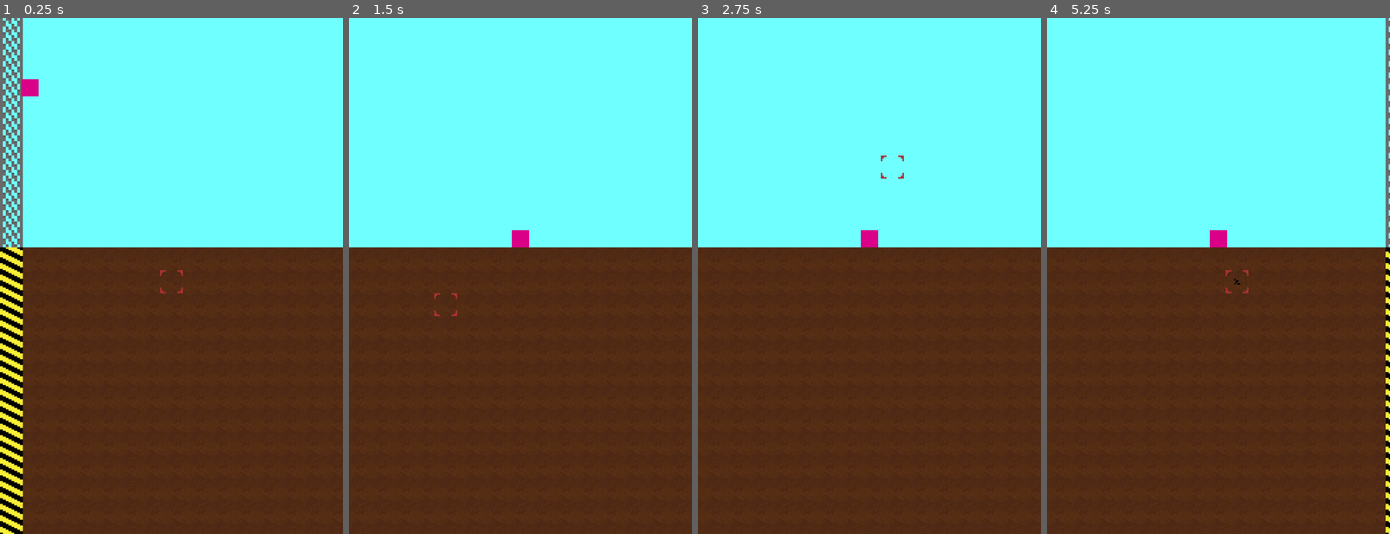
Above: before the commit, frames 1-4 (left to right).
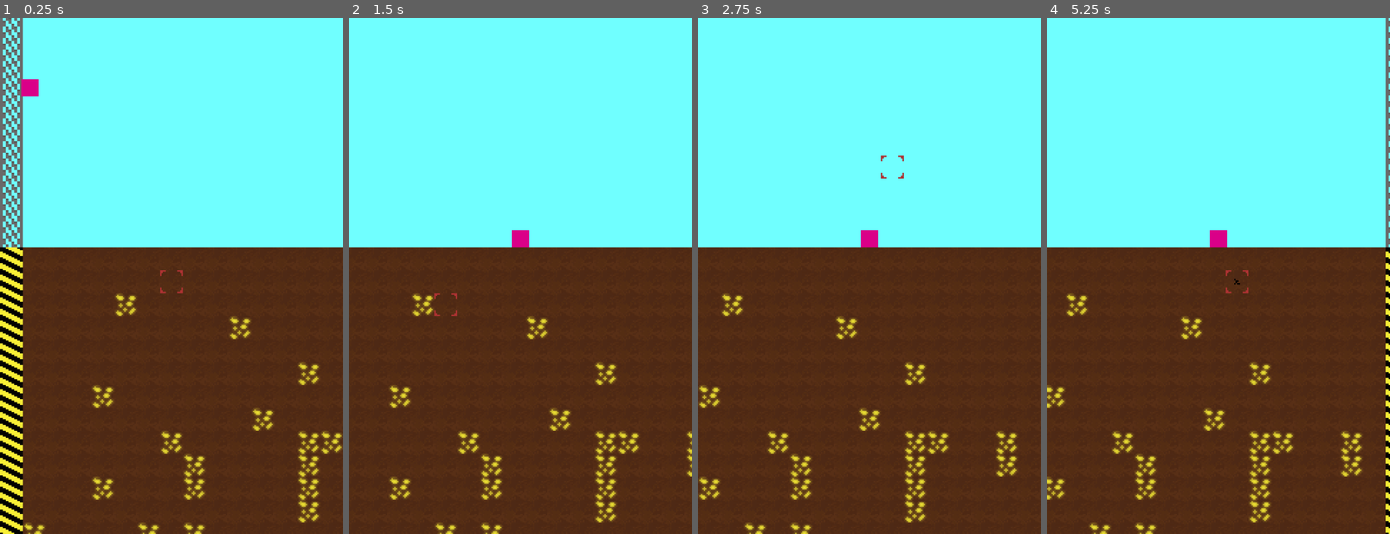
Above: after the commit, the same moments.

Repository: brikr/ludum-dare-57
Game: Godot game, scene res://scenes/main/main.tscn
Same seed, same stepped clock (60 frames per second), same inputs: the game is played once before the commit and once after it.
Inputs (mouse positions are in pixels of both pictures, inside the frame that each line leads up to):
- Up to frame 1 (0.25 s): no input
- Up to frame 2 (1.5 s): move the mouse to (595, 250) at 0.52 s; press the mouse at (595, 250) at 0.53 s; hold D (move_right) from 0.53 s (still down); tap Space (jump) at 0.77 s; move the mouse to (451, 301) at 1.27 s; release the mouse at (451, 301) at 1.28 s; click (451, 301) at 1.35 s
- Up to frame 3 (2.75 s): tap Space (jump) at 1.52 s; move the mouse to (903, 162) at 2.02 s; release D (move_right) at 2.03 s; press the mouse at (903, 162) at 2.03 s; hold A (move_left) from 2.03 s (still down)
- Up to frame 4 (5.25 s): move the mouse to (1201, 379) at 2.77 s; release A (move_left) at 2.78 s; release the mouse at (1201, 379) at 2.78 s; hold D (move_right) 2.78-4.28 s; click (1201, 379) at 2.85 s; tap Space (jump) at 3.02, 3.77, 4.52 s; move the mouse to (1321, 353) at 3.52 s; press the mouse at (1321, 353) at 3.53 s; tap Enter at 4.25 s; move the mouse to (1115, 198) at 4.27 s; release the mouse at (1115, 198) at 4.28 s; hold A (move_left) 4.28-5.03 s; click (1115, 198) at 4.35 s; move the mouse to (1235, 276) at 5.02 s; press the mouse at (1235, 276) at 5.03 s; hold D (move_right) from 5.03 s (still down)

The runs differ from the first frame. In frame 1, 2.4% of the frame differs, in the area x 6-100%, y 53-100%; in frame 2, 2.4%; in frame 3, 2.6%, in the area x 0-94%, y 53-100%; in frame 4, 2.6%.

Commit message:
world gen refinement

Diff:
--- a/scenes/constants/constants.gd
+++ b/scenes/constants/constants.gd
@@ -22,19 +22,21 @@
 
 
 # World Gen
-enum WORLD_GEN_FIELDS {MIN_DEPTH, MAX_DEPTH, COEFFICIENT, THRESHOLD}
+enum WORLD_GEN_FIELDS {MIN_DEPTH, MAX_DEPTH, MIN_COEFFICIENT, MAX_COEFFICIENT, THRESHOLD}
 const WORLD_GEN := {
   Tile.TileObjectType.GOLD: {
     WORLD_GEN_FIELDS.MIN_DEPTH : 0,
-    WORLD_GEN_FIELDS.MAX_DEPTH : 100,
-    WORLD_GEN_FIELDS.COEFFICIENT : 0.02, # 2x as likely at depth of 100
-    WORLD_GEN_FIELDS.THRESHOLD: 0.5,
+    WORLD_GEN_FIELDS.MAX_DEPTH : 75,
+    WORLD_GEN_FIELDS.MIN_COEFFICIENT : 0.085,
+    WORLD_GEN_FIELDS.MAX_COEFFICIENT : 0.04,
+    WORLD_GEN_FIELDS.THRESHOLD: 0.65,
   },
   Tile.TileObjectType.BLUE: {
-    WORLD_GEN_FIELDS.MIN_DEPTH : 70,
-    WORLD_GEN_FIELDS.MAX_DEPTH : 200,
-    WORLD_GEN_FIELDS.COEFFICIENT : 0.01, # 2x as likely at depth of 200
-    WORLD_GEN_FIELDS.THRESHOLD: 0.8,
+    WORLD_GEN_FIELDS.MIN_DEPTH : 25,
+    WORLD_GEN_FIELDS.MAX_DEPTH : 100,
+    WORLD_GEN_FIELDS.MIN_COEFFICIENT : 0.04,
+    WORLD_GEN_FIELDS.MAX_COEFFICIENT : 0.1,
+    WORLD_GEN_FIELDS.THRESHOLD: 0.7,
   }
 }
 
--- a/scenes/game_state/game_state.gd
+++ b/scenes/game_state/game_state.gd
@@ -19,21 +19,30 @@
   return is_horizontal_edge(x) || is_vertical_edge(y)
 
 func gen_under_world():
-  gen_base_under_world()
+  gen_base_under_world() # generates dirt and borders
+
+  gen_resource(Tile.TileObjectType.BLUE)
   gen_resource(Tile.TileObjectType.GOLD)
-  gen_resource(Tile.TileObjectType.BLUE)
 
 func gen_resource(resourceType: Tile.TileObjectType):
   var noise = GenUtils.get_noise()
   var min_depth = Constants.WORLD_GEN[resourceType][Constants.WORLD_GEN_FIELDS.MIN_DEPTH]
   var max_depth = Constants.WORLD_GEN[resourceType][Constants.WORLD_GEN_FIELDS.MAX_DEPTH]
-  var depth_coefficient = Constants.WORLD_GEN[resourceType][Constants.WORLD_GEN_FIELDS.COEFFICIENT]
+  var min_depth_coefficient = Constants.WORLD_GEN[resourceType][Constants.WORLD_GEN_FIELDS.MIN_COEFFICIENT]
+  var max_depth_coefficient = Constants.WORLD_GEN[resourceType][Constants.WORLD_GEN_FIELDS.MAX_COEFFICIENT]
   var threashold = Constants.WORLD_GEN[resourceType][Constants.WORLD_GEN_FIELDS.THRESHOLD]
 
   for x in Constants.MAX_WORLD_WIDTH:
     for y in range(Constants.SURFACE_HEIGHT + min_depth, max_depth):
       var coords := Vector2i(x, y)
+
+      # How far are we from min -> max depth (normalized 0.0 to 1.0)
+      var depth_ratio := float(y - (Constants.SURFACE_HEIGHT + min_depth)) / float(max_depth - (Constants.SURFACE_HEIGHT + min_depth))
+      # Sweep coefficient based on depth.
+      var depth_coefficient = lerp(min_depth_coefficient, max_depth_coefficient, depth_ratio)
+
       var probability = noise.get_noise_2dv(coords) * y * depth_coefficient
+      print(coords, probability)
       if probability > threashold && map[coords].type == Tile.TileType.DIRT:
         map[coords].objectType = resourceType
 
--- a/scripts/gen_utils.gd
+++ b/scripts/gen_utils.gd
@@ -3,7 +3,9 @@
 static func get_noise():
   var noise = FastNoiseLite.new() # there are a shit load of props you can change
   noise.noise_type = FastNoiseLite.NoiseType.TYPE_SIMPLEX_SMOOTH
-  noise.seed = 69 # kek, funny numbie
-  noise.fractal_octaves = 5
-  noise.fractal_gain = 10
+  noise.seed = randi()
+  noise.frequency = 0.3
+  noise.fractal_octaves = 2
+  noise.fractal_gain = 0.4
+  noise.fractal_lacunarity = 2.5
   return noise
